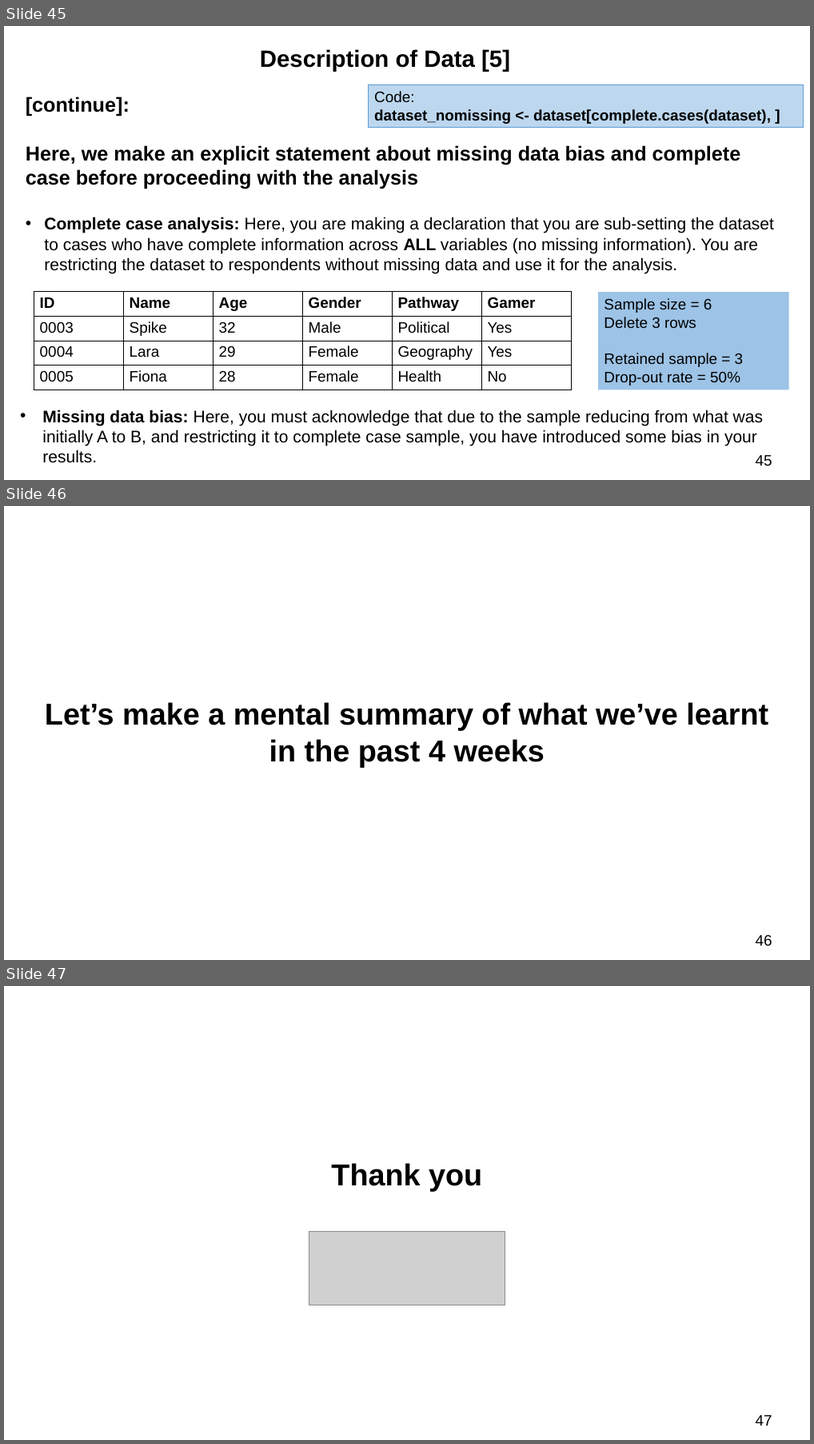
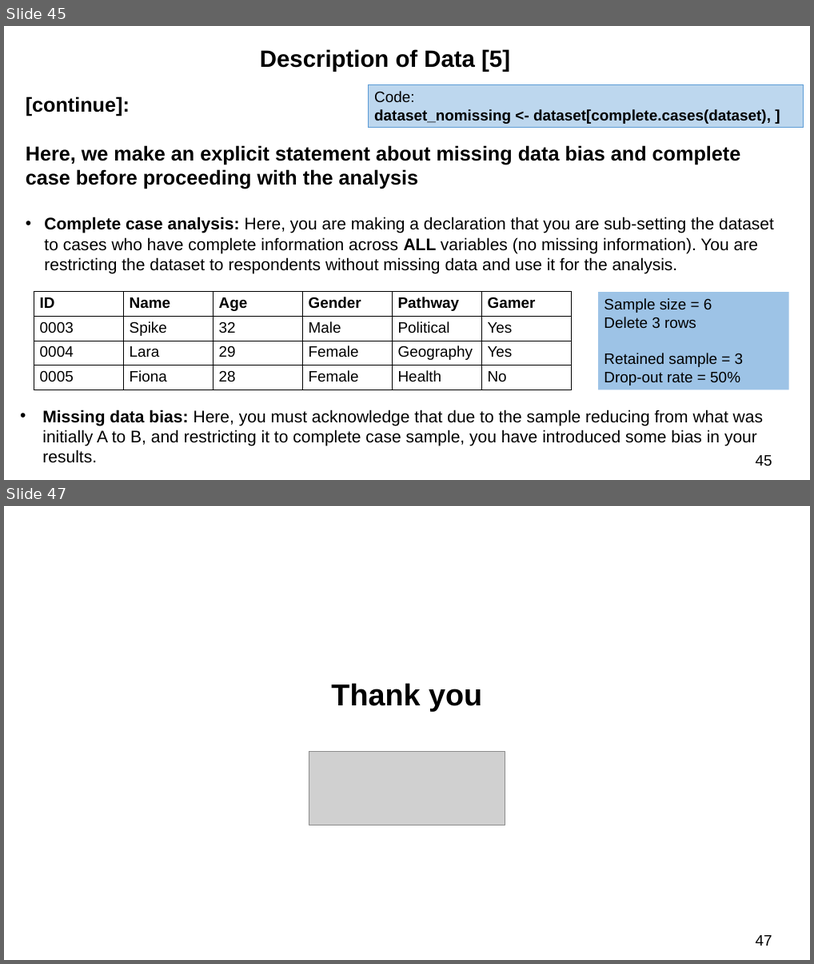
Before and after one commit to ucl-pols8-2526/POLS0008, a slide deck: Lecture_notes_ppts/POLS0008-2025-26 Week 4 Sourcing Data.pptx. Shown one above the other, each under a label of ours: slides 45, 46 and 47 before the commit, slides 45 and 47 after it; the slides between them are not shown. The pictures are 814x1444 and 814x964 pixels, drawn with LibreOffice and Linux fonts; fonts in the diff are those of the drawing; grey boxes stand for pictures. Boxes give left, top, right and bottom in pixels: in the first picture for what was removed or moved away, otherwise in the second. Text is boxed around its words. In the diff, an @@ line names an element or a change of style, - is before the commit and + after.

```diff
--- a/Lecture_notes_ppts/POLS0008-2025-26 Week 4 Sourcing Data.pptx
+++ b/Lecture_notes_ppts/POLS0008-2025-26 Week 4 Sourcing Data.pptx
@@ slide 46 removed at (4,506,810,960), background #FFFFFF @@
@@ text removed at (45,702,769,767) @@
-Let’s make a mental summary of what we’ve learnt in the past 4 weeks
@@ page number removed at (756,934,773,946) @@
-46
```
Also in this commit, not shown: 1 slide changed, 2 slides added, 1 other slide removed, 1 other file.
